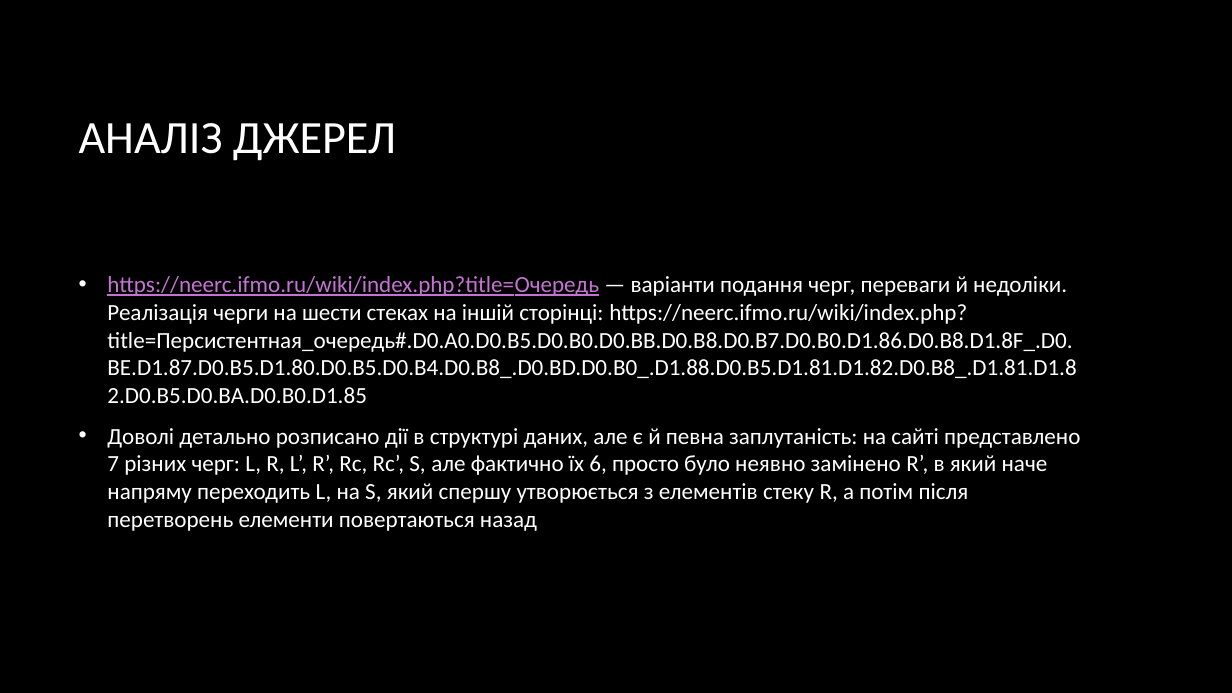
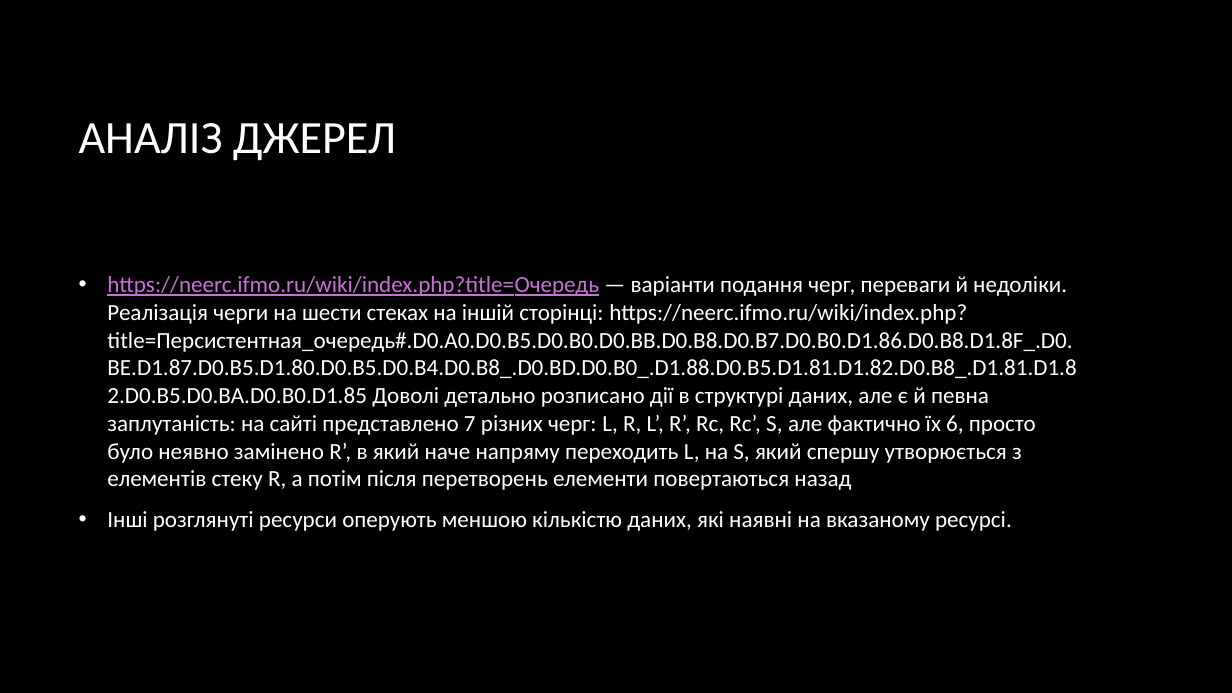
Before and after one commit to Tivikrat/algo-17-project, a slide deck: slide 17 of Presentation/Черга за O(1) на шести стеках.pptx (slide 16 before the commit). Drawn at 1232x693 pixels with LibreOffice and Linux fonts; fonts in the diff are those of the drawing; background and template pictures are left out. Boxes give left, top, right and bottom in pixels: in the first picture for what was removed or moved away, otherwise in the second. Text is boxed around its words. In the diff, an @@ line names an element or a change of style, - is before the commit and + after.

Commit message:
Update Presentation

```diff
--- a/Presentation/Черга за O(1) на шести стеках.pptx
+++ b/Presentation/Черга за O(1) на шести стеках.pptx
@@ text at (x1=107, y1=276, x2=1076, y2=531): text changed @@
-• https://neerc.ifmo.ru/wiki/index.php?title=Очередь — варіанти подання черг, переваги й недоліки. Реалізація черги на шести стеках на іншій сторінці: https://neerc.ifmo.ru/wiki/index.php?title=Персистентная_очередь#.D0.A0.D0.B5.D0.B0.D0.BB.D0.B8.D0.B7.D0.B0.D1.86.D0.B8.D1.8F_.D0.BE.D1.87.D0.B5.D1.80.D0.B5.D0.B4.D0.B8_.D0.BD.D0.B0_.D1.88.D0.B5.D1.81.D1.82.D0.B8_.D1.81.D1.82.D0.B5.D0.BA.D0.B0.D1.85
-• Доволі детально розписано дії в структурі даних, але є й певна заплутаність: на сайті представлено 7 різних черг: L, R, L’, R’, Rc, Rc’, S, але фактично їх 6, просто було неявно замінено R’, в який наче напряму переходить L, на S, який спершу утворюється з елементів стеку R, а потім після перетворень елементи повертаються назад
+• https://neerc.ifmo.ru/wiki/index.php?title=Очередь — варіанти подання черг, переваги й недоліки. Реалізація черги на шести стеках на іншій сторінці: https://neerc.ifmo.ru/wiki/index.php?title=Персистентная_очередь#.D0.A0.D0.B5.D0.B0.D0.BB.D0.B8.D0.B7.D0.B0.D1.86.D0.B8.D1.8F_.D0.BE.D1.87.D0.B5.D1.80.D0.B5.D0.B4.D0.B8_.D0.BD.D0.B0_.D1.88.D0.B5.D1.81.D1.82.D0.B8_.D1.81.D1.82.D0.B5.D0.BA.D0.B0.D1.85 Доволі детально розписано дії в структурі даних, але є й певна заплутаність: на сайті представлено 7 різних черг: L, R, L’, R’, Rc, Rc’, S, але фактично їх 6, просто було неявно замінено R’, в який наче напряму переходить L, на S, який спершу утворюється з елементів стеку R, а потім після перетворень елементи повертаються назад
+• Інші розглянуті ресурси оперують меншою кількістю даних, які наявні на вказаному ресурсі.
```
Also in this commit, not shown: 8 other slides changed, 1 slide added.
